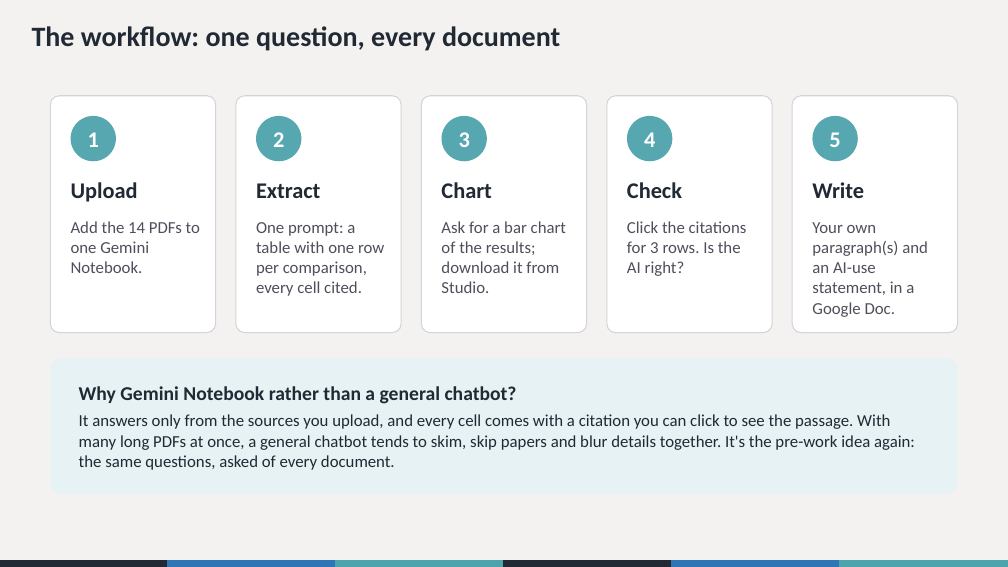
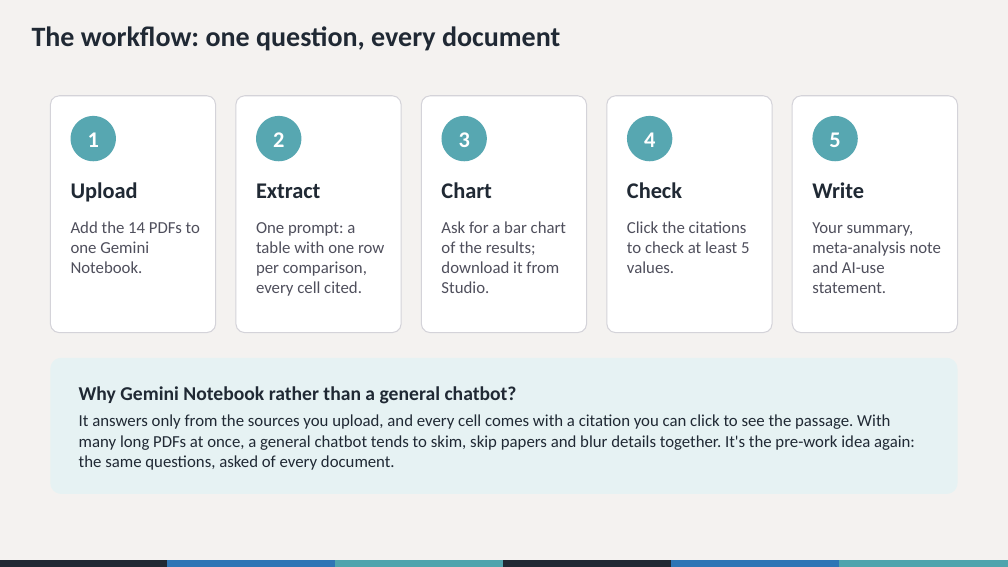
Before and after one commit to the-graph-courses/aiw_2026_t3_materials, a slide deck: slide 13 of week_03_workshop/aiw_workshop_03_slides.pptx. Drawn at 1008x567 pixels with LibreOffice and Linux fonts; fonts in the diff are those of the drawing. Boxes give left, top, right and bottom in pixels: in the first picture for what was removed or moved away, otherwise in the second. Text is boxed around its words. In the diff, an @@ line names an element or a change of style, - is before the commit and + after.

```diff
--- a/week_03_workshop/aiw_workshop_03_slides.pptx
+++ b/week_03_workshop/aiw_workshop_03_slides.pptx
@@ text at (x1=627, y1=221, x2=749, y2=273): text changed @@
-Click the citations for 3 rows. Is the AI right?
+Click the citations to check at least 5 values.
@@ text at (x1=812, y1=222, x2=941, y2=293): text changed @@
-Your own paragraph(s) and an AI-use statement, in a Google Doc.
+Your summary, meta-analysis note and AI-use statement.
```
Also in this commit, not shown: 4 other slides changed, 3 other files.
